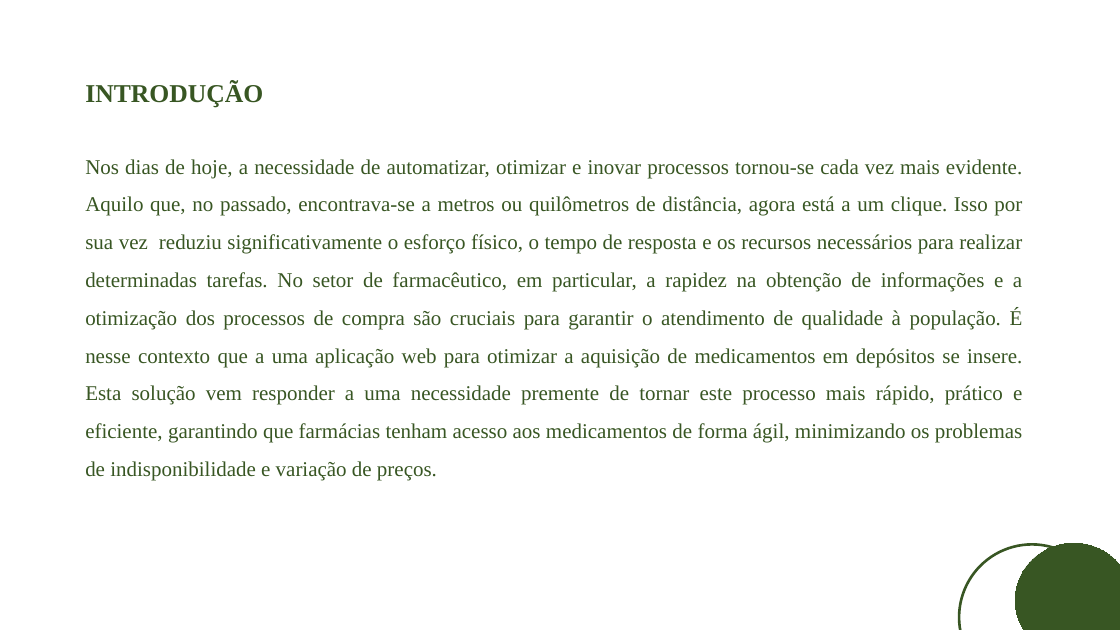
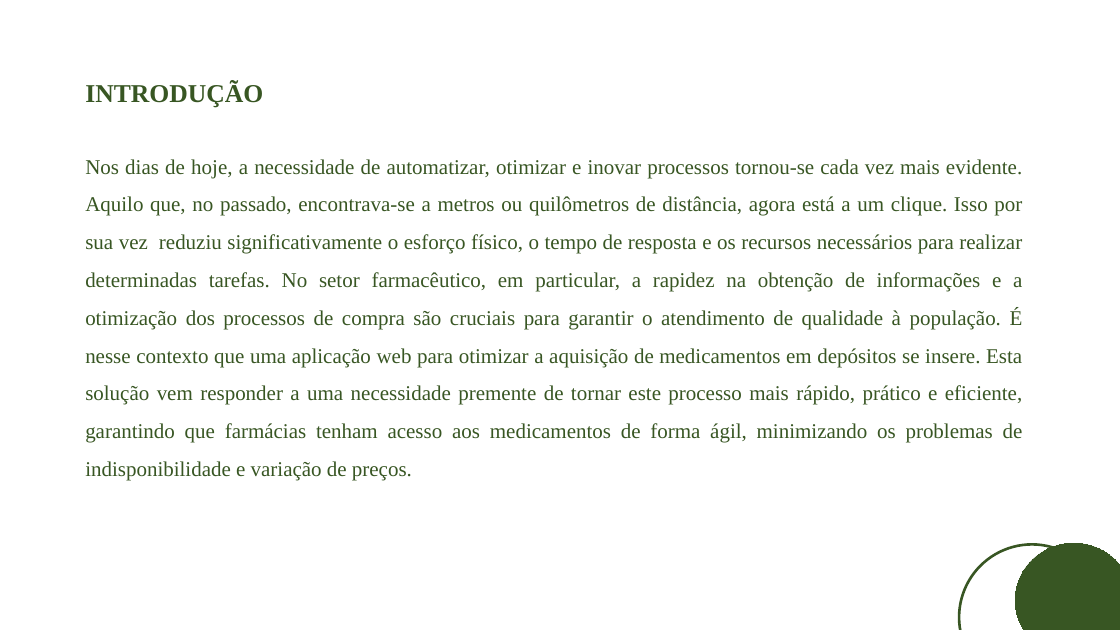
Before and after one commit to Emaricarprogrammer/MedimapAngola, a slide deck: slide 3 of PT/PAP_Apresentação.pptx. Drawn at 1120x630 pixels with LibreOffice and Linux fonts; fonts in the diff are those of the drawing. Boxes give left, top, right and bottom in pixels: in the first picture for what was removed or moved away, otherwise in the second. Text is boxed around its words. In the diff, an @@ line names an element or a change of style, - is before the commit and + after.

```diff
--- a/PT/PAP_Apresentação.pptx
+++ b/PT/PAP_Apresentação.pptx
@@ text at (85,159,1023,481): text changed @@
-Nos dias de hoje, a necessidade de automatizar, otimizar e inovar processos tornou-se cada vez mais evidente. Aquilo que, no passado, encontrava-se a metros ou quilômetros de distância, agora está a um clique. Isso por sua vez reduziu significativamente o esforço físico, o tempo de resposta e os recursos necessários para realizar determinadas tarefas. No setor de farmacêutico, em particular, a rapidez na obtenção de informações e a otimização dos processos de compra são cruciais para garantir o atendimento de qualidade à população. É nesse contexto que a uma aplicação web para otimizar a aquisição de medicamentos em depósitos se insere. Esta solução vem responder a uma necessidade premente de tornar este processo mais rápido, prático e eficiente, garantindo que farmácias tenham acesso aos medicamentos de forma ágil, minimizando os problemas de indisponibilidade e variação de preços.
+Nos dias de hoje, a necessidade de automatizar, otimizar e inovar processos tornou-se cada vez mais evidente. Aquilo que, no passado, encontrava-se a metros ou quilômetros de distância, agora está a um clique. Isso por sua vez reduziu significativamente o esforço físico, o tempo de resposta e os recursos necessários para realizar determinadas tarefas. No setor farmacêutico, em particular, a rapidez na obtenção de informações e a otimização dos processos de compra são cruciais para garantir o atendimento de qualidade à população. É nesse contexto que uma aplicação web para otimizar a aquisição de medicamentos em depósitos se insere. Esta solução vem responder a uma necessidade premente de tornar este processo mais rápido, prático e eficiente, garantindo que farmácias tenham acesso aos medicamentos de forma ágil, minimizando os problemas de indisponibilidade e variação de preços.
```
Also in this commit, not shown: 3 other slides changed, 23 other files.
